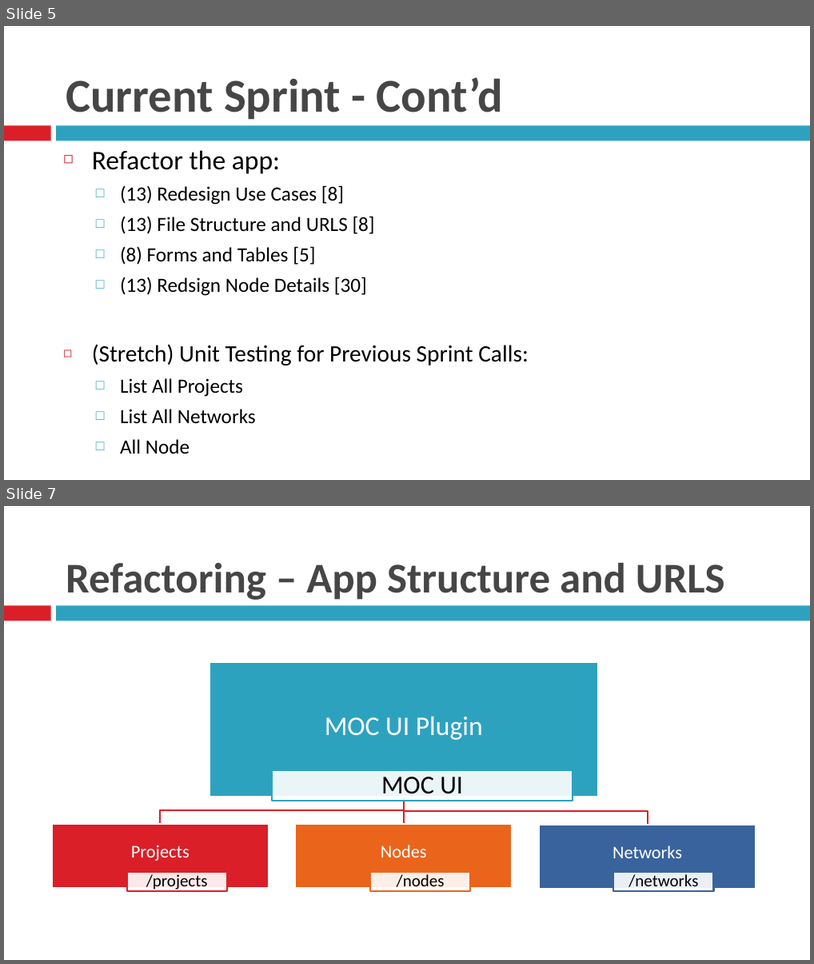
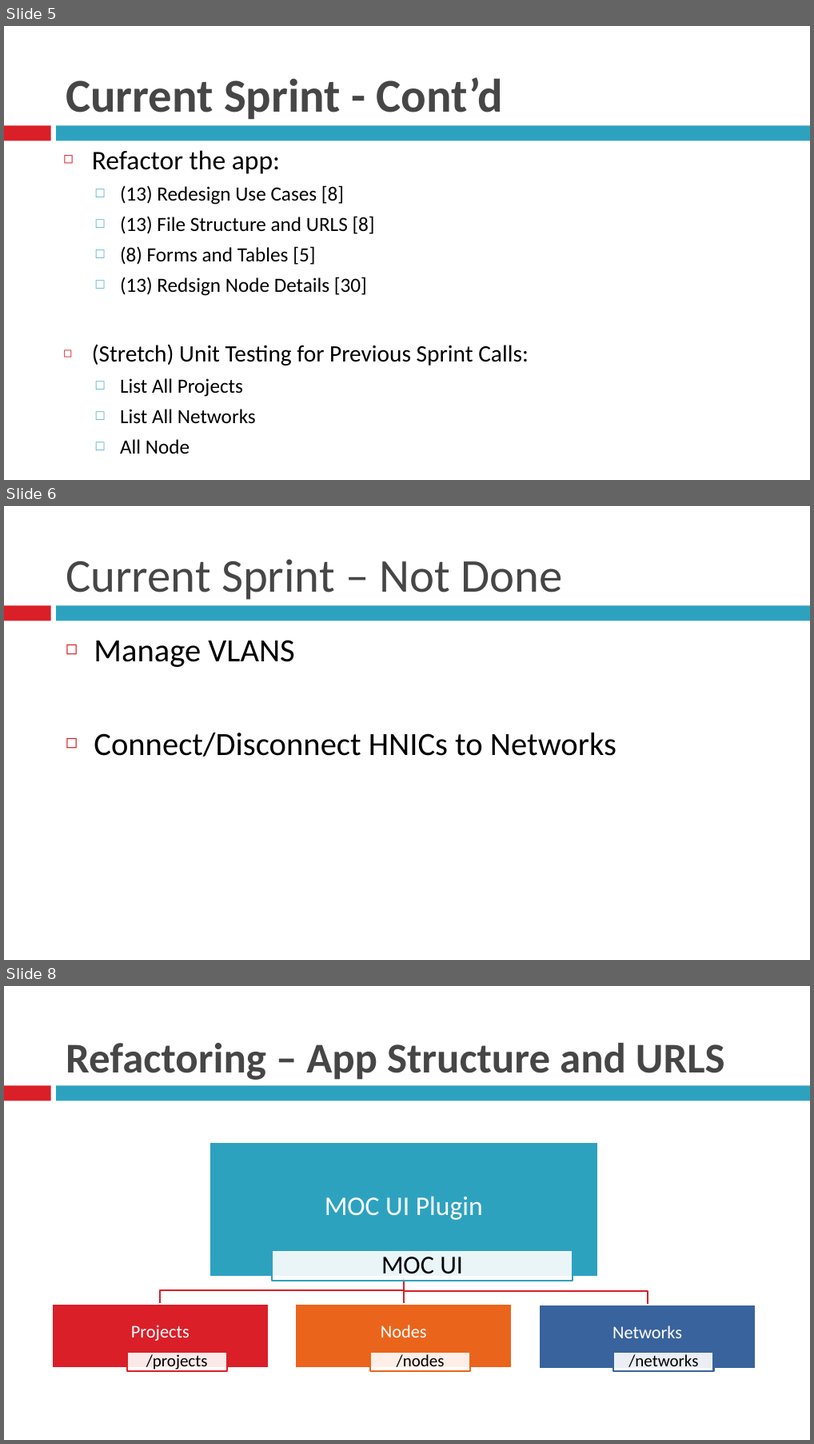
Before and after one commit to BU-EC500-SP15/moc-gui-plugins, a slide deck: MOCUIPlugin-Demo4.pptx. Shown one above the other, each under a label of ours: slides 5 and 7 before the commit, slides 5, 6 and 8 after it; the slides between them are not shown. The pictures are 814x964 and 814x1444 pixels, drawn with LibreOffice and Linux fonts; fonts in the diff are those of the drawing. Boxes give left, top, right and bottom in pixels: in the first picture for what was removed or moved away, otherwise in the second. Text is boxed around its words. In the diff, an @@ line names an element or a change of style, - is before the commit and + after.

```diff
--- a/MOCUIPlugin-Demo4.pptx
+++ b/MOCUIPlugin-Demo4.pptx
@@ slide 6 added at (x1=4, y1=506, x2=810, y2=960), background #FFFFFF; not listed: 2 template elements that a slide beside it also shows @@
@@ title added at (x1=66, y1=559, x2=562, y2=600), 42 pt, text #464646 @@
+Current Sprint – Not Done
@@ text added at (x1=94, y1=640, x2=617, y2=756), 29 pt, text #000000 @@
+◻ Manage VLANS
+◻ Connect/Disconnect HNICs to Networks
@@ what was slide 7 is now slide 8 @@
```
Also in this commit, not shown: 3 slides changed.
